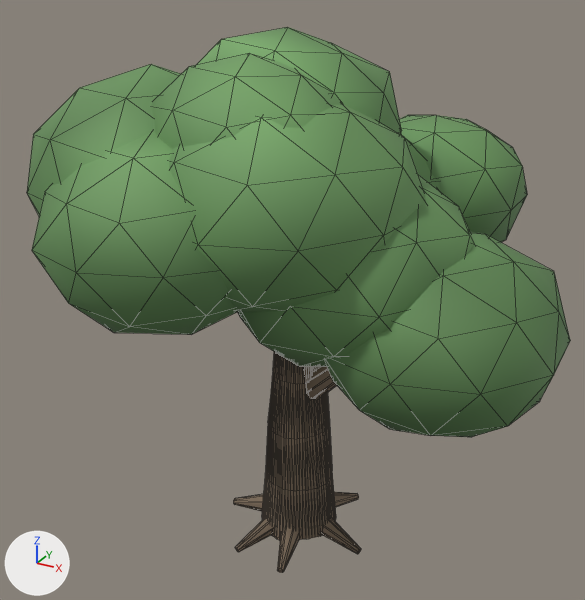
Two versions of the glTF model content/models/forest/mature-tree-v01.glb, one commit apart.
One viewpoint serves both versions: a camera (50 mm lens) standing at (4.93, -9.39, 8.7) and looking at (-0.21, -0.04, 4.02). The axes (+X, +Y, +Z) are drawn at lower left. The lights are the same throughout. The older version comes first. Mesh edges are drawn as thin lines. Vertices at exactly the same position are counted once.

Objects in the first picture: 'mature-tree'.
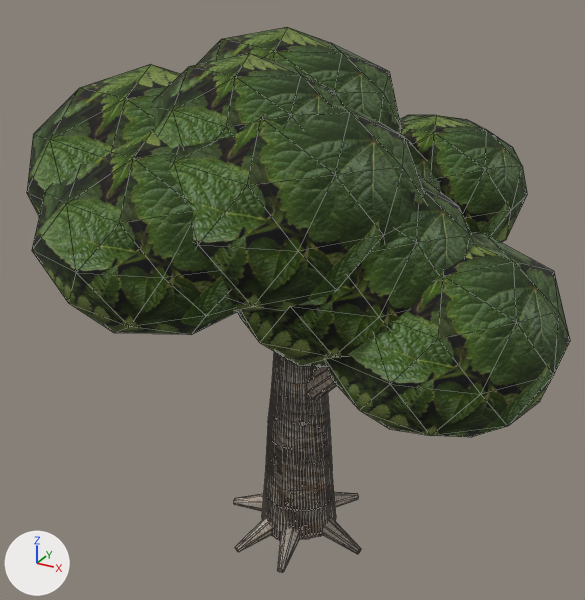
Boxes (x1, y1, x2, y2) around the edits, measured in the pictures (585 x 600 px):
'mature-tree', surface changed, recoloured (darker)
    both: (27, 27, 570, 573)
part 1 of me_mature_tree, recoloured
    both: (233, 352, 361, 573)
part 2 of me_mature_tree, recoloured (darker)
    both: (27, 27, 570, 437)

What changed in the scene script:
```text
Add img_foliage_leaves_photo_v01:
    img_foliage_leaves_photo_v01 = load_image('foliage-leaves-photo-v01', '_unpacked/foliage-leaves-photo-v01', 1254, 1254, 'sRGB')
Add img_wt_pine:
    img_wt_pine = load_image('wt-pine', '_unpacked/wt-pine', 784, 784, 'sRGB')
Change mat_bark:
    where n0 = _N.new('ShaderNodeBsdfPrincipled'); n0.name = 'Principled BSDF'
    n0.inputs[2].default_value: 0.93 -> 0.92  # 'Roughness'
    add n3 = _N.new('ShaderNodeMix'); n3.name = 'Mix'
    add n3.data_type = 'RGBA'
    add n3.blend_type = 'MULTIPLY'
    add n3.inputs[0].default_value = 1.0  # 'Factor'
    add n4 = _N.new('ShaderNodeTexImage'); n4.name = 'Image Texture'
    add n4.image = img_wt_pine
    where n2 = _N.new('ShaderNodeVertexColor'); n2.name = 'Color Attribute'
    remove _L.new(n2.outputs[0], n0.inputs[0])  # 'Color' to 'Base Color'
    add _L.new(n3.outputs[2], n0.inputs[0])  # 'Result' to 'Base Color'
    add _L.new(n2.outputs[0], n3.inputs[7])  # 'Color' to 'B'
    add _L.new(n4.outputs[0], n3.inputs[6])  # 'Color' to 'A'
Change mat_leaves:
    where n0 = _N.new('ShaderNodeBsdfPrincipled'); n0.name = 'Principled BSDF'
    n0.inputs[2].default_value: 0.72 -> 0.92  # 'Roughness'
    add n3 = _N.new('ShaderNodeMix'); n3.name = 'Mix'
    add n3.data_type = 'RGBA'
    add n3.blend_type = 'MULTIPLY'
    add n3.inputs[0].default_value = 1.0  # 'Factor'
    add n4 = _N.new('ShaderNodeTexImage'); n4.name = 'Image Texture'
    add n4.image = img_foliage_leaves_photo_v01
    where n2 = _N.new('ShaderNodeVertexColor'); n2.name = 'Color Attribute'
    remove _L.new(n2.outputs[0], n0.inputs[0])  # 'Color' to 'Base Color'
    add _L.new(n3.outputs[2], n0.inputs[0])  # 'Result' to 'Base Color'
    add _L.new(n2.outputs[0], n3.inputs[7])  # 'Color' to 'B'
    add _L.new(n4.outputs[0], n3.inputs[6])  # 'Color' to 'A'
Change me_mature_tree:
    where me_mature_tree.from_pydata(...)  # 1538 vertices, 2908 faces; spans x -3.66..3.66, y -3.62..3.62, z 0.0..7.76
    used by ob_mature_tree; location = (0.0, 0.0, 0.0)
    me_mature_tree part 1: 1788 faces centred in x -3.16..1.68, y -2.15..2.91, z 0.01..6.59 are repainted in the vertex colours; the middle colour goes from brown #877562 to white #ffffff
    me_mature_tree part 2: 1120 faces centred in x -3.59..3.61, y -3.45..3.47, z 3.2..7.65 are repainted in the vertex colours; the middle colour goes from green #638d56 to white #ffffff
```
